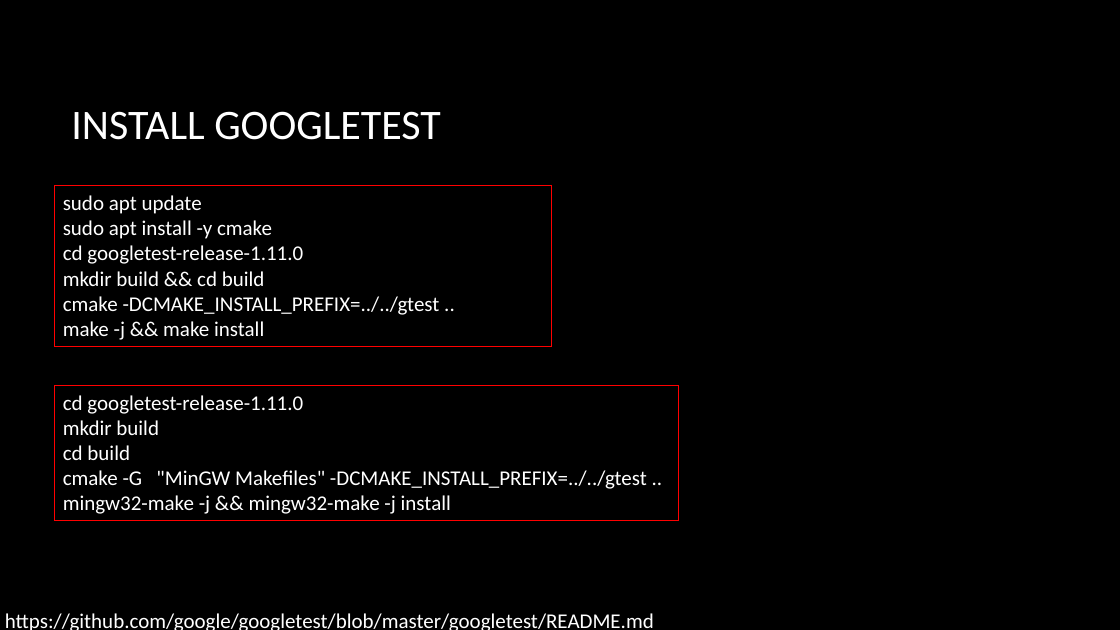
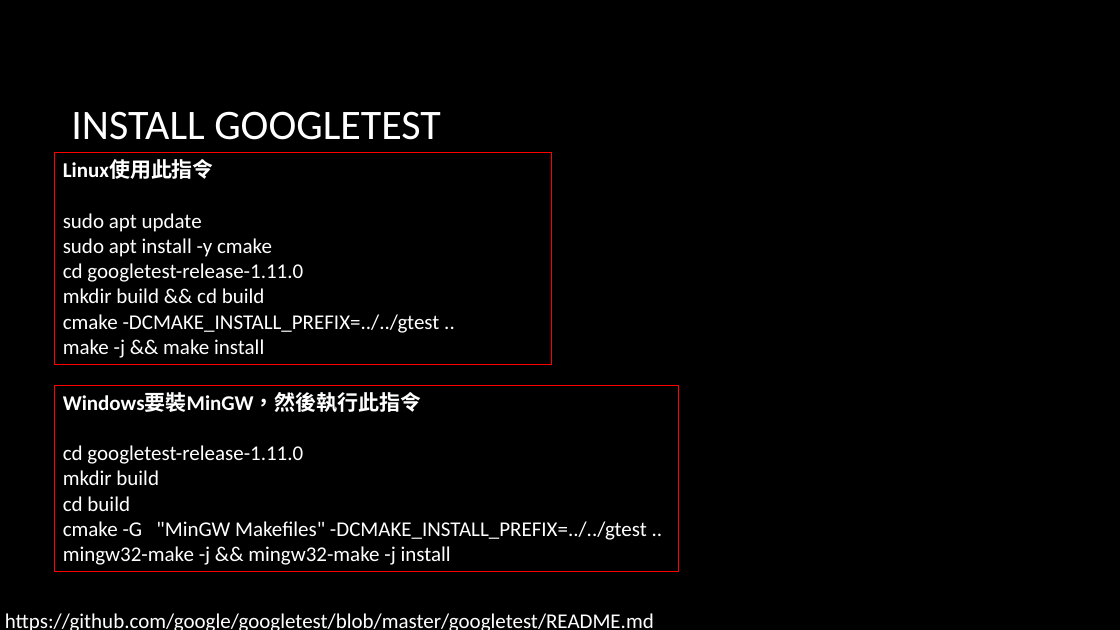
Before and after one commit to CNOCycle/cpp_tutorial, a slide deck: slide 3 of lab04-googletest/00-lab04.pptx. Drawn at 1120x630 pixels with LibreOffice and Linux fonts; fonts in the diff are those of the drawing; background and template pictures are left out. Boxes give left, top, right and bottom in pixels: in the first picture for what was removed or moved away, otherwise in the second. Text is boxed around its words. In the diff, an @@ line names an element or a change of style, - is before the commit and + after.

```diff
--- a/lab04-googletest/00-lab04.pptx
+++ b/lab04-googletest/00-lab04.pptx
@@ rectangle "Linux使用此指令" resized from (x1=55, y1=186, x2=552, y2=347) to (x1=55, y1=153, x2=552, y2=365) @@
@@ text in rectangle at (x1=63, y1=160, x2=214, y2=179): paragraph added @@
+Linux使用此指令
@@ rectangle "Windows要裝MinGW，然後執行此指令" resized from (x1=55, y1=385, x2=679, y2=521) to (x1=55, y1=385, x2=679, y2=571) @@
@@ text in rectangle at (x1=63, y1=392, x2=422, y2=412): paragraph added @@
+Windows要裝MinGW，然後執行此指令
```
Also in this commit, not shown: 3 other slides changed.
